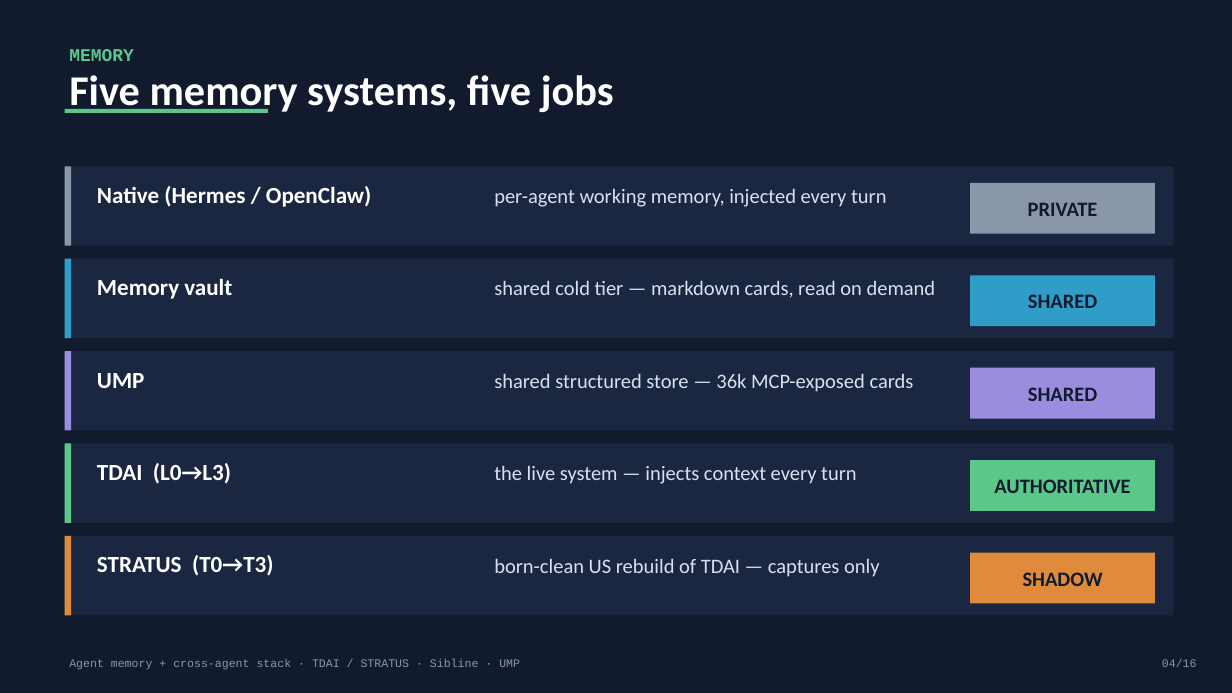
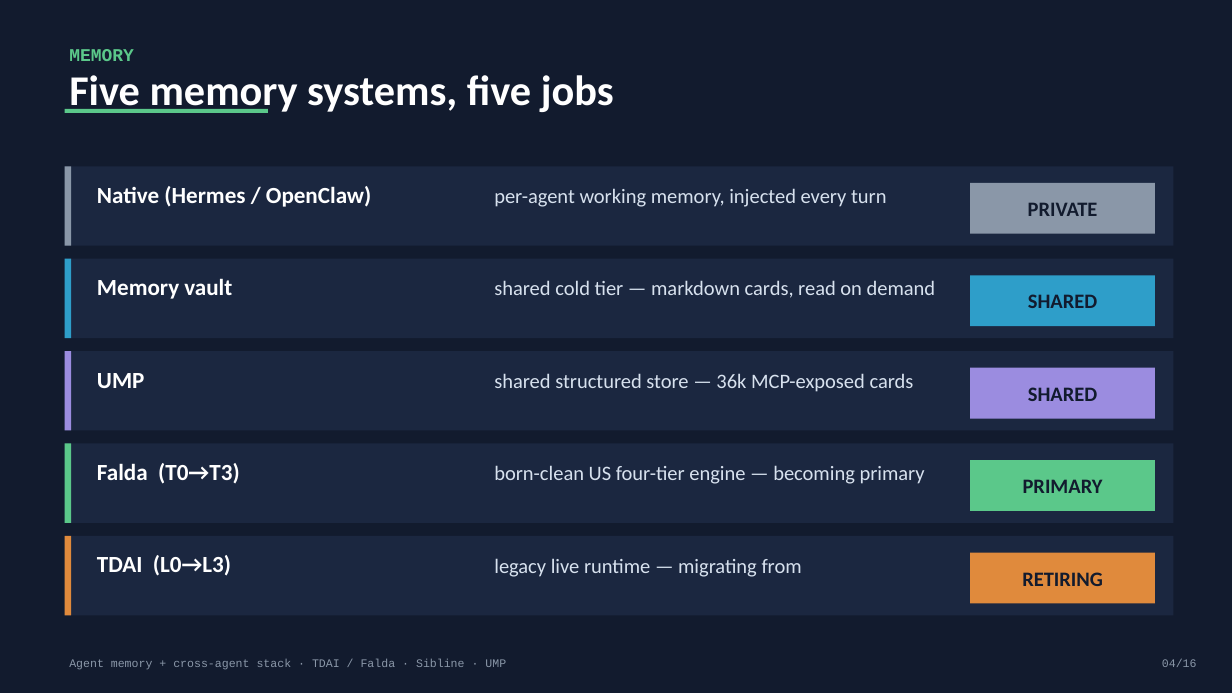
Before and after one commit to rick-stevens-ai/AGENT-MEMORY, a slide deck: slide 4 of decks/tdai-memory-system.pptx. Drawn at 1232x693 pixels with LibreOffice and Linux fonts; fonts in the diff are those of the drawing. Boxes give left, top, right and bottom in pixels: in the first picture for what was removed or moved away, otherwise in the second. Text is boxed around its words. In the diff, an @@ line names an element or a change of style, - is before the commit and + after.

Commit message:
Rename STRATUS -> Falda across whitepaper, READMEs, deck generator + deck
- Whitepaper 'TDAI, Falda, UMP'; repo URLs -> rick-stevens-ai/falda
- tdai/build_deck.py: Falda = go-forward primary, TDAI = predecessor
  being migrated from (drop 'shadow' framing); deck regenerated (16 slides)
- Old STRATUS decks archived under _archive/stratus-prerename-20260627/
- 0 stratus refs outside _archive

```diff
--- a/decks/tdai-memory-system.pptx
+++ b/decks/tdai-memory-system.pptx
@@ text at box(97, 463, 240, 484): text changed @@
-STRATUS (T0→T3)
+Falda (T0→T3)
@@ text at box(494, 465, 925, 484): text changed @@
-the live system — injects context every turn
+born-clean US four-tier engine — becoming primary
@@ text at box(1023, 479, 1103, 493): text changed @@
-AUTHORITATIVE
+PRIMARY
@@ text "TDAI (L0→L3)": place and size @@
-text "TDAI (L0→L3)" at box(97, 463, 231, 484)
+text "TDAI (L0→L3)" at box(97, 555, 231, 576)
@@ text at box(494, 558, 802, 577): text changed @@
-born-clean US rebuild of TDAI — captures only
+legacy live runtime — migrating from
@@ text at box(1022, 572, 1103, 586): text changed @@
-SHADOW
+RETIRING
@@ text at box(69, 659, 506, 670): text changed @@
-Agent memory + cross-agent stack · TDAI / STRATUS · Sibline · UMP
+Agent memory + cross-agent stack · TDAI / Falda · Sibline · UMP
```
Also in this commit, not shown: 15 other slides changed, 13 other files.
